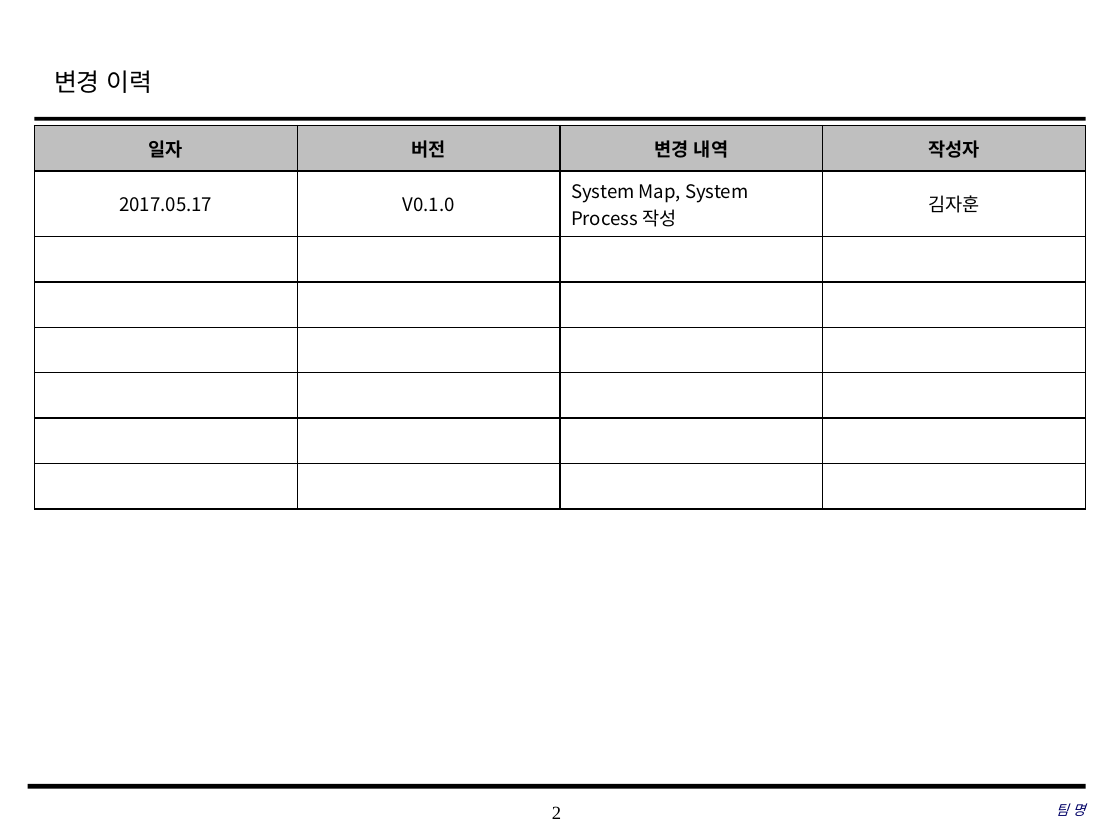
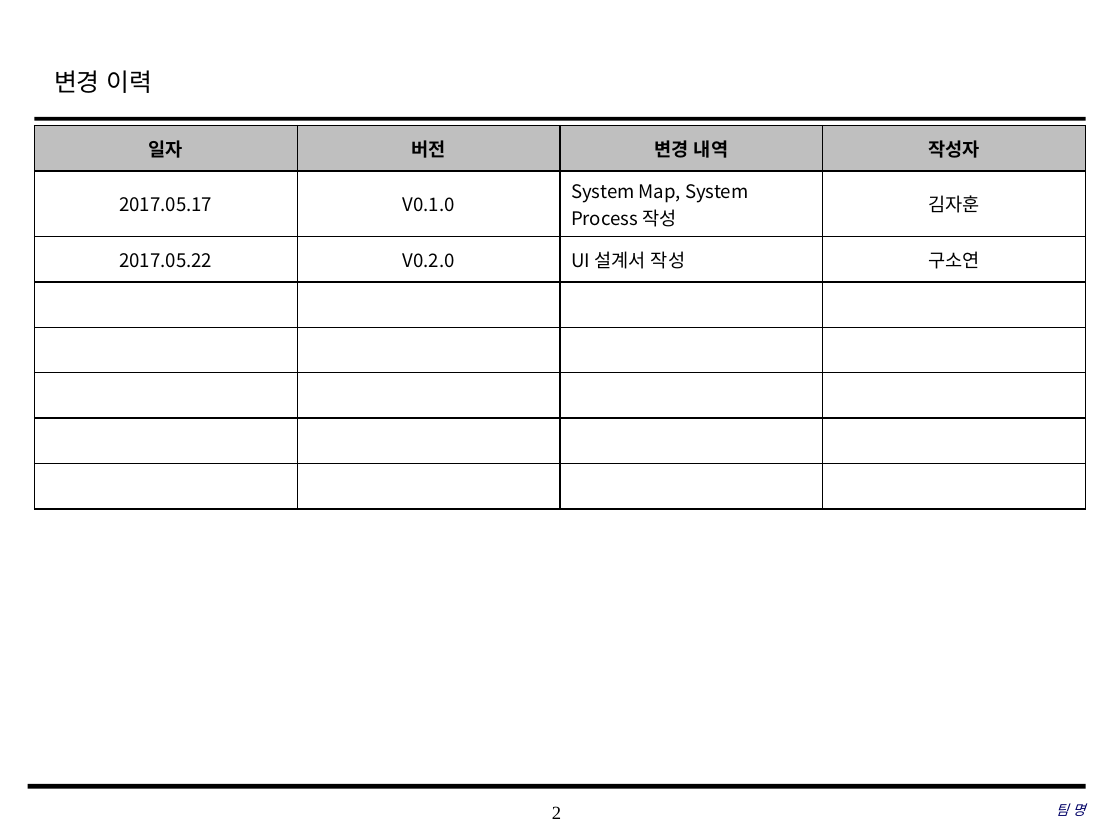
Before and after one commit to SE-admin/7, a slide deck: slide 2 of doc/3_ 설계서/UI Design Template.pptx. Drawn at 1120x840 pixels with LibreOffice and Linux fonts; fonts in the diff are those of the drawing; background and template pictures are left out. Boxes give left, top, right and bottom in pixels: in the first picture for what was removed or moved away, otherwise in the second. Text is boxed around its words. In the diff, an @@ line names an element or a change of style, - is before the commit and + after.

Commit message:
UI Design Template|doc|UI디자인작성

```diff
--- a/doc/3_ 설계서/UI Design Template.pptx
+++ b/doc/3_ 설계서/UI Design Template.pptx
@@ table at [35,125,1088,500] @@
+row 3: 2017.05.22 | V0.2.0 | UI 설계서 작성 | 구소연
-row 8:  |  |  | 
```
Also in this commit, not shown: 1 other slide changed, 13 slides added, 1 slide removed.
